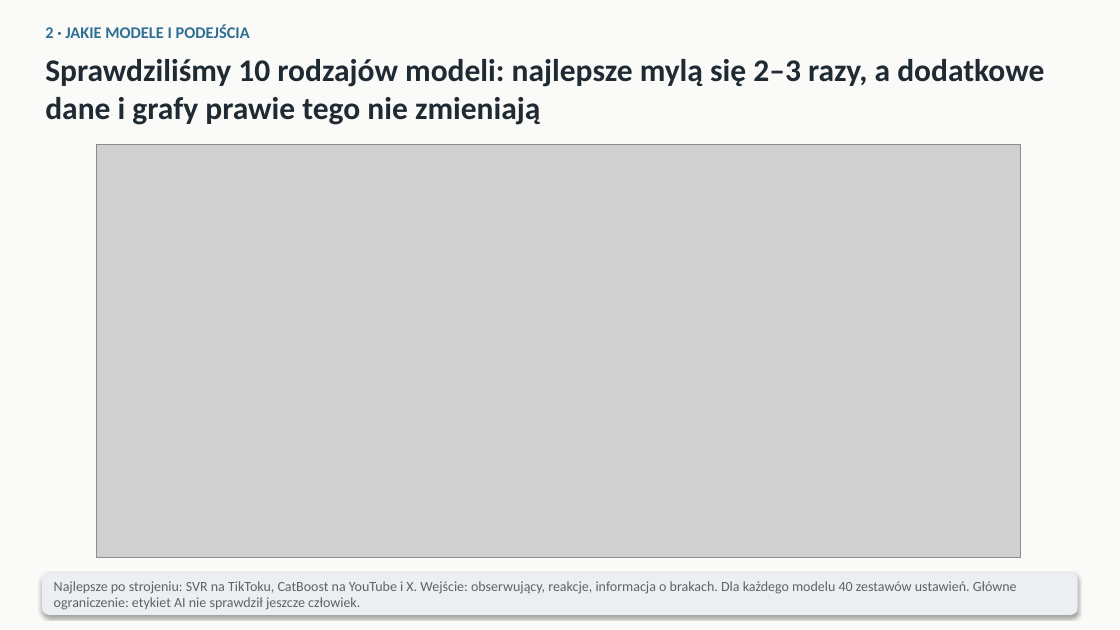
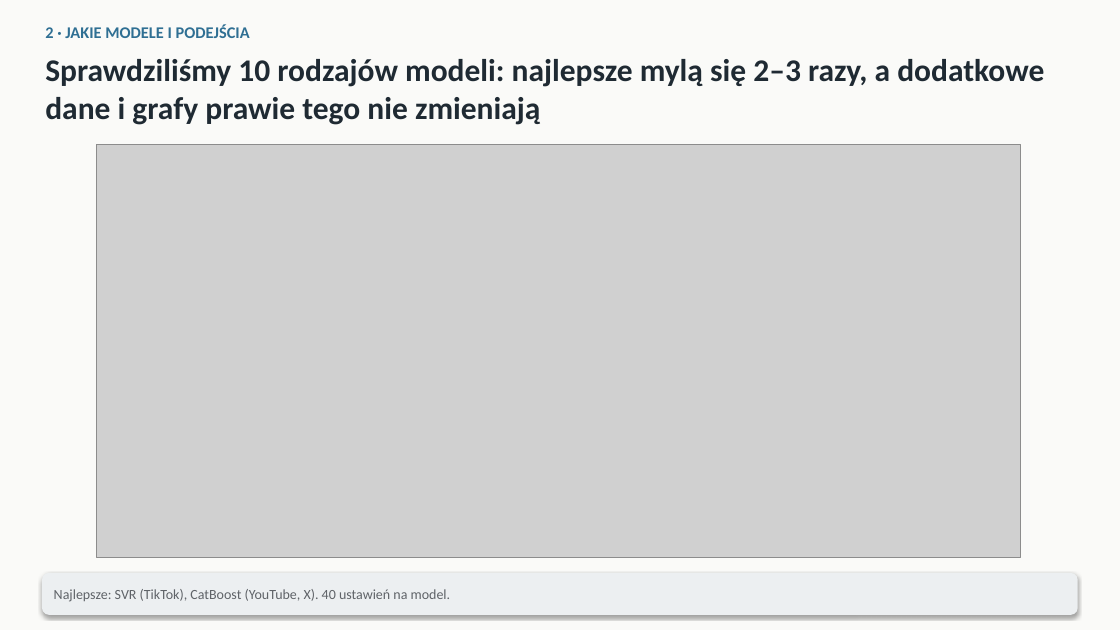
Before and after one commit to mikolaj-olesinski/Digital-Media-Analysis-PWR, a slide deck: slide 2 of pitchdeck/class_pl.pptx. Drawn at 1120x630 pixels with LibreOffice and Linux fonts; fonts in the diff are those of the drawing; grey boxes stand for pictures. Boxes give left, top, right and bottom in pixels: in the first picture for what was removed or moved away, otherwise in the second. Text is boxed around its words. In the diff, an @@ line names an element or a change of style, - is before the commit and + after.

```diff
--- a/pitchdeck/class_pl.pptx
+++ b/pitchdeck/class_pl.pptx
@@ text at [54, 589, 451, 602]: text changed @@
-Najlepsze po strojeniu: SVR na TikToku, CatBoost na YouTube i X. Wejście: obserwujący, reakcje, informacja o brakach. Dla każdego modelu 40 zestawów ustawień. Główne ograniczenie: etykiet AI nie sprawdził jeszcze człowiek.
+Najlepsze: SVR (TikTok), CatBoost (YouTube, X). 40 ustawień na model.
```
Also in this commit, not shown: 4 other slides changed, 16 other files.
